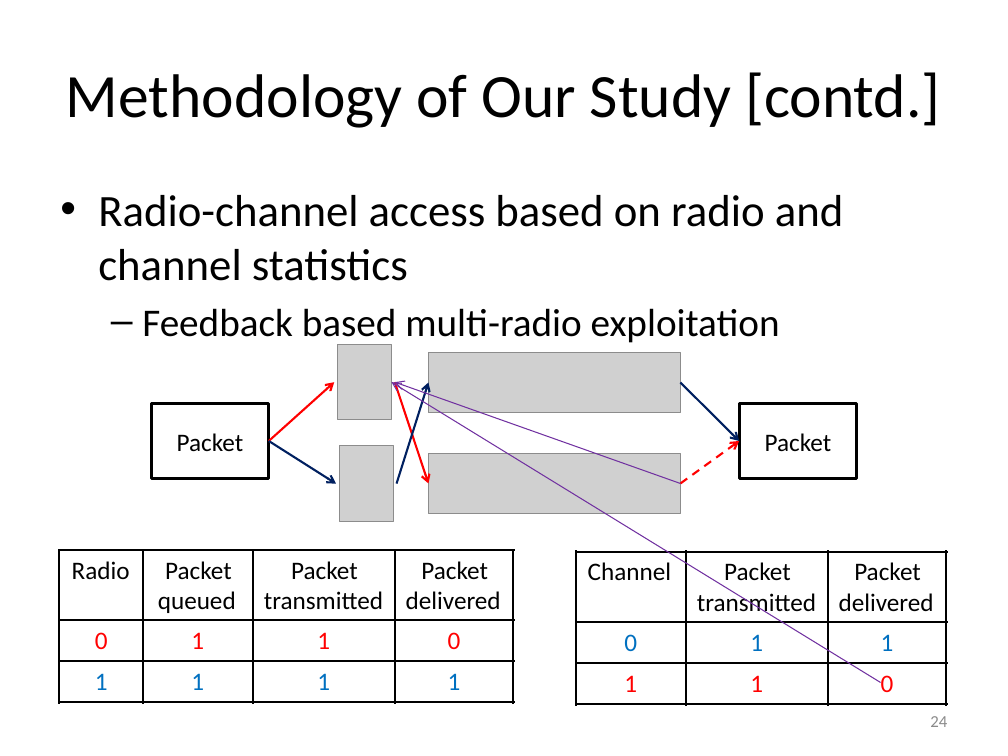
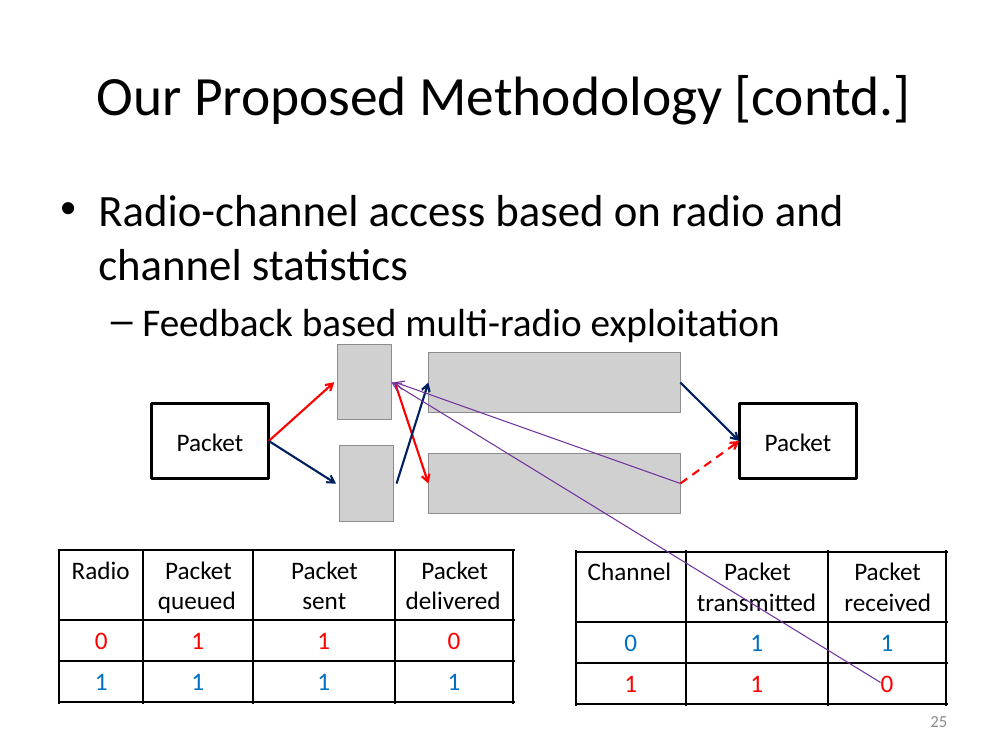
Before and after one commit to takhandipu/MSThesisPresentation, a slide deck: slide 25 of draft.pptx (slide 24 before the commit). Drawn at 1008x756 pixels with LibreOffice and Linux fonts; fonts in the diff are those of the drawing; grey boxes stand for pictures. Boxes give left, top, right and bottom in pixels: in the first picture for what was removed or moved away, otherwise in the second. Text is boxed around its words. In the diff, an @@ line names an element or a change of style, - is before the commit and + after.

```diff
--- a/draft.pptx
+++ b/draft.pptx
@@ title at box(97, 75, 911, 125): text changed; size 44 to 39.6 pt @@
-Methodology of Our Study [contd.]
+Our Proposed Methodology [contd.]
@@ text at box(302, 593, 346, 609): text changed @@
-transmitted
+sent
@@ text at box(844, 593, 931, 611): text changed @@
-delivered
+received
@@ page number at box(930, 716, 947, 727): text changed @@
-24
+25
```
Also in this commit, not shown: 8 other slides changed, 12 slides added, 7 slides removed, 2 other files.
